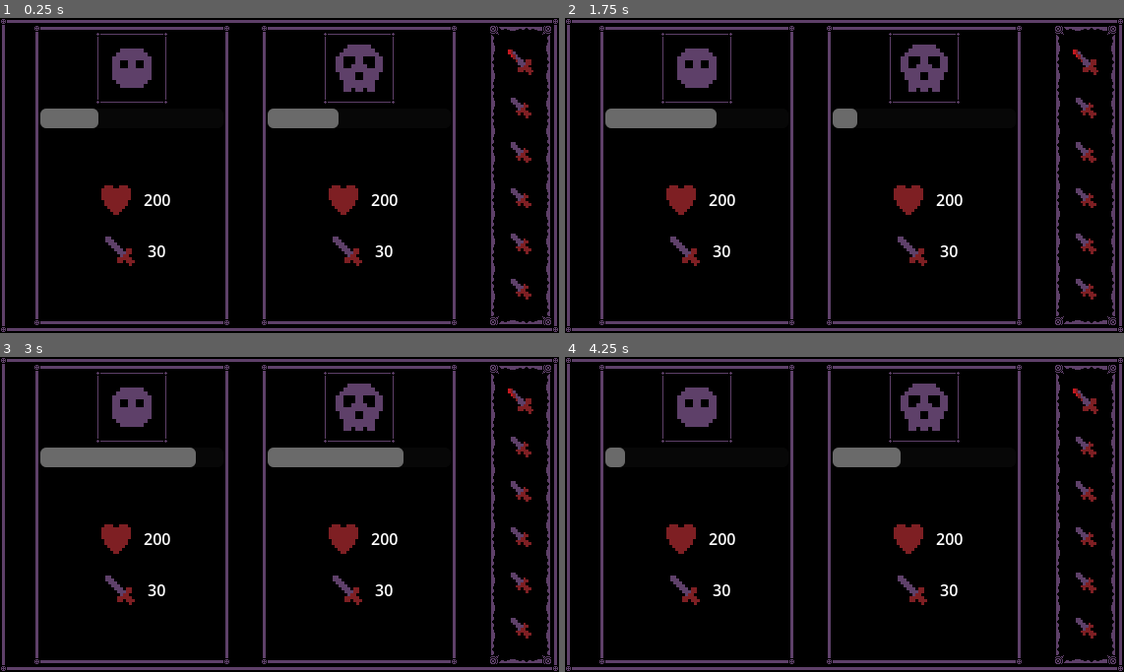
Above: before the commit, frames 1-4 (two rows, left to right).
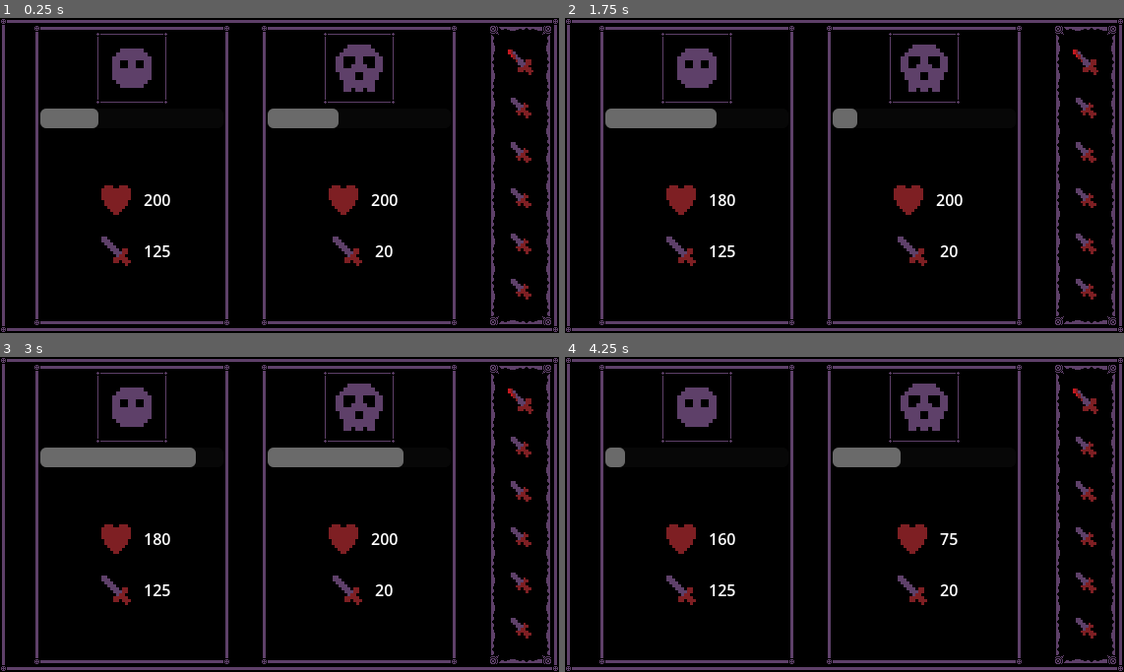
Above: after the commit, the same moments.

Repository: where-fore/blood-moon
Game: Godot game, scene res://loose/main.tscn
Two runs of this game, one before a commit and one after it. Both use one fixed random seed, a clock stepped at 60 frames per second and the inputs below.
Inputs:
- Up to frame 1 (0.25 s): no input
- Up to frame 2 (1.75 s): no input
- Up to frame 3 (3 s): no input
- Up to frame 4 (4.25 s): no input

The runs differ from the first frame. In frame 1, 0.3% of the frame differs, in the area x 18-69%, y 69-79%; in frame 2, 0.4%; in frame 3, 0.4%; in frame 4, 0.6%, in the area x 18-72%, y 53-79%.

Commit message:
doin a bit of ui updating
im not sure what im actually accomplishing here, i should clarify what i intend to test

Diff:
--- a/project/autoload/basic_events.gd
+++ b/project/autoload/basic_events.gd
@@ -2,6 +2,7 @@
 
 @warning_ignore_start("unused_signal")
 signal turn_ready(combatant:String)
+signal ui_update()
 @warning_ignore_restore("unused_signal")
 
 func _ready() -> void:
--- /dev/null
+++ b/project/combat_manager.gd
@@ -0,0 +1,18 @@
+extends Node2D
+
+var player_health:int = 200
+var player_attack:int = 125
+var enemy_health:int = 200
+var enemy_attack:int = 20
+
+# Called when the node enters the scene tree for the first time.
+func _ready() -> void:
+	BasicEvents.turn_ready.connect(take_turn)
+	BasicEvents.ui_update.emit()
+
+func take_turn(combatant:String) -> void:
+	if combatant == "Player":
+		enemy_health -= player_attack
+	elif combatant == "Enemy":
+		player_health -= enemy_attack
+	BasicEvents.ui_update.emit()
--- a/project/loose/main.tscn
+++ b/project/loose/main.tscn
@@ -4,6 +4,7 @@
 [ext_resource type="PackedScene" uid="uid://dt7jpbn71da3l" path="res://ui pieces/ui_box_streamlined.tscn" id="2_tafwd"]
 [ext_resource type="PackedScene" uid="uid://b7fjh8x3yifx4" path="res://ui pieces/spacer.tscn" id="2_wqdpu"]
 [ext_resource type="PackedScene" uid="uid://drn7hyslxtts4" path="res://ui pieces/ui_box_minimal.tscn" id="3_bfd2p"]
+[ext_resource type="Script" uid="uid://dxpeesw3qdsj0" path="res://temp tests/combatant_ui.gd" id="3_c6an6"]
 [ext_resource type="Texture2D" uid="uid://keqhopsx8vwn" path="res://sprites/dirk.png" id="3_mex7b"]
 [ext_resource type="Texture2D" uid="uid://dd3c32ykhp1k0" path="res://sprites/vamp_blade.png" id="3_wqdpu"]
 [ext_resource type="Texture2D" uid="uid://bgv0xar3ewpfd" path="res://sprites/player.png" id="4_t27i6"]
@@ -11,6 +12,7 @@
 [ext_resource type="PackedScene" uid="uid://bqoxy48346yrt" path="res://temp tests/turn_bar.tscn" id="5_t27i6"]
 [ext_resource type="Texture2D" uid="uid://k4ccseptpqxp" path="res://sprites/sword_basic.png" id="6_c6an6"]
 [ext_resource type="Texture2D" uid="uid://dfay83r2c6v5v" path="res://sprites/enemy_skull.png" id="7_ave2a"]
+[ext_resource type="Script" uid="uid://clexac1mmhg6h" path="res://combat_manager.gd" id="12_0vix3"]
 
 [node name="Node2D" type="Node2D" unique_id=383782260]
 
@@ -25,9 +27,14 @@
 [node name="Spacer" parent="MainGame/UIBoxStreamlined/HBoxContainer" unique_id=466240430 instance=ExtResource("2_wqdpu")]
 layout_mode = 2
 
-[node name="UIBoxStreamlined" parent="MainGame/UIBoxStreamlined/HBoxContainer" unique_id=1018818442 instance=ExtResource("2_tafwd")]
+[node name="UIBoxStreamlined" parent="MainGame/UIBoxStreamlined/HBoxContainer" unique_id=1018818442 node_paths=PackedStringArray("health_label", "attack_label", "turn_indicator", "manager") instance=ExtResource("2_tafwd")]
 custom_minimum_size = Vector2(200, 200)
 layout_mode = 2
+script = ExtResource("3_c6an6")
+health_label = NodePath("VBoxContainer/HBoxContainer/Label")
+attack_label = NodePath("VBoxContainer/HBoxContainer2/Label")
+turn_indicator = NodePath("VBoxContainer/ProgressBar")
+manager = NodePath("../../../../CombatManager")
 
 [node name="VBoxContainer" type="VBoxContainer" parent="MainGame/UIBoxStreamlined/HBoxContainer/UIBoxStreamlined" unique_id=1772241150]
 layout_mode = 2
@@ -80,9 +87,14 @@
 [node name="Spacer2" parent="MainGame/UIBoxStreamlined/HBoxContainer" unique_id=226584502 instance=ExtResource("2_wqdpu")]
 layout_mode = 2
 
-[node name="UIBoxStreamlined2" parent="MainGame/UIBoxStreamlined/HBoxContainer" unique_id=124855427 instance=ExtResource("2_tafwd")]
+[node name="UIBoxStreamlined2" parent="MainGame/UIBoxStreamlined/HBoxContainer" unique_id=124855427 node_paths=PackedStringArray("health_label", "attack_label", "turn_indicator", "manager") instance=ExtResource("2_tafwd")]
 custom_minimum_size = Vector2(200, 200)
 layout_mode = 2
+script = ExtResource("3_c6an6")
+health_label = NodePath("VBoxContainer/HBoxContainer/Label")
+attack_label = NodePath("VBoxContainer/HBoxContainer2/Label")
+turn_indicator = NodePath("VBoxContainer/ProgressBar")
+manager = NodePath("../../../../CombatManager")
 
 [node name="VBoxContainer" type="VBoxContainer" parent="MainGame/UIBoxStreamlined/HBoxContainer/UIBoxStreamlined2" unique_id=1393319962]
 layout_mode = 2
@@ -180,3 +192,6 @@
 layout_mode = 2
 texture = ExtResource("3_mex7b")
 expand_mode = 4
+
+[node name="CombatManager" type="Node2D" parent="." unique_id=241199902]
+script = ExtResource("12_0vix3")
--- /dev/null
+++ b/project/temp tests/combatant_ui.gd
@@ -0,0 +1,18 @@
+extends PanelContainer
+
+@export var health_label:Label
+@export var attack_label:Label
+@export var turn_indicator:ProgressBar
+@export var manager:Node2D
+
+# Called when the node enters the scene tree for the first time.
+func _ready() -> void:
+	BasicEvents.ui_update.connect(update_values)
+
+func update_values() -> void:
+	if turn_indicator.combatant_name == "Player":
+		health_label.text = str(manager.player_health)
+		attack_label.text = str(manager.player_attack)
+	if turn_indicator.combatant_name == "Enemy":
+		health_label.text = str(manager.enemy_health)
+		attack_label.text = str(manager.enemy_attack)
Not shown, added: project/combat_manager.gd.uid
Not shown, added: project/temp tests/combatant_ui.gd.uid
